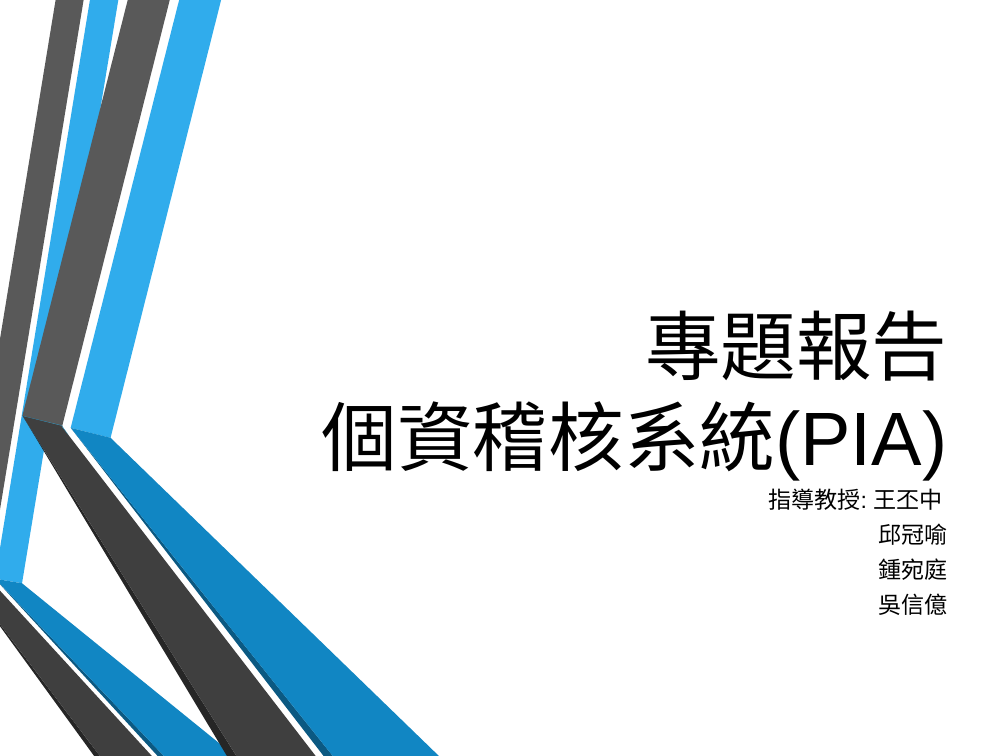
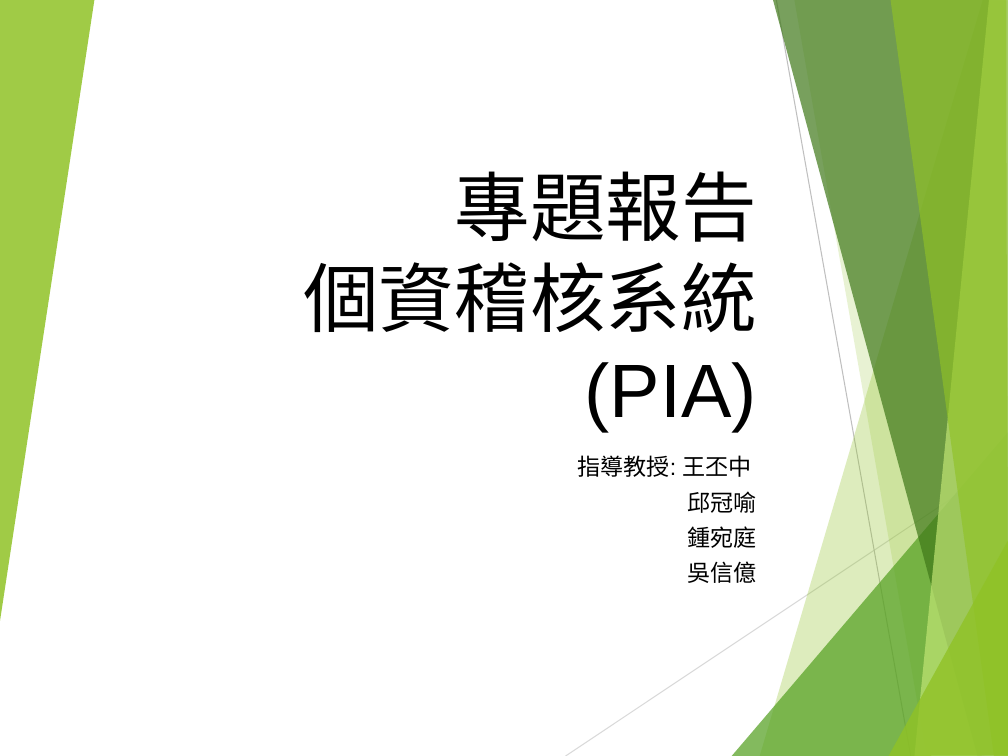
Before and after one commit to hsinewu/pia, a slide deck: slide 1 of Contest/FinalPresentation.pptx. Drawn at 1008x756 pixels with LibreOffice and Linux fonts; fonts in the diff are those of the drawing; background and template pictures are left out. Boxes give left, top, right and bottom in pixels: in the first picture for what was removed or moved away, otherwise in the second. Text is boxed around its words. In the diff, an @@ line names an element or a change of style, - is before the commit and + after.

```diff
--- a/Contest/FinalPresentation.pptx
+++ b/Contest/FinalPresentation.pptx
@@ freeform shape: place and size @@
-freeform shape at [0, 0, 118, 584]
+freeform shape at [0, 0, 94, 627]
@@ freeform shape at [0, 0, 94, 627]: fill #30ACEC to #90C226 at 85% opacity @@
@@ title "專題報告 個資稽核系統(PIA)" rewrapped from [322, 310, 948, 481] to [303, 171, 757, 431] @@
@@ group removed at [22, 0, 438, 756]: 6 freeform shapes @@
@@ freeform shape removed at [22, 415, 62, 425] @@
@@ freeform shape removed at [61, 426, 69, 435] @@
@@ subtitle "指導教授: 王丕中": place and size @@
-subtitle "指導教授: 王丕中" at [768, 488, 947, 615]
+subtitle "指導教授: 王丕中" at [578, 455, 757, 583]
@@ group added at [565, 0, 1008, 756]: 7 freeform shapes, 2 lines @@
@@ group removed at [0, 0, 235, 756]: 5 freeform shapes @@
```
Also in this commit, not shown: 19 other slides changed, 2 slides added, 3 slides removed.
